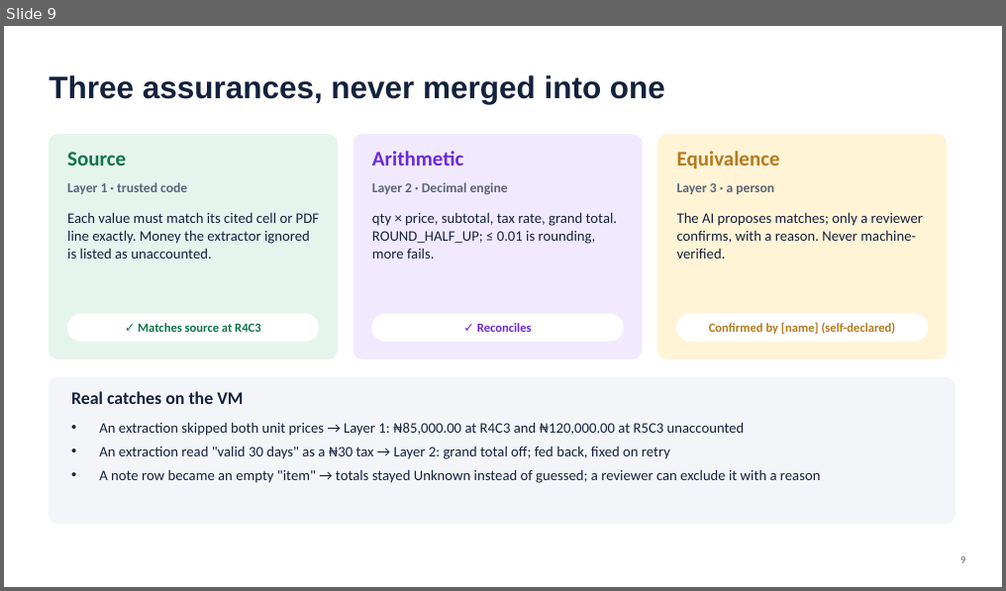
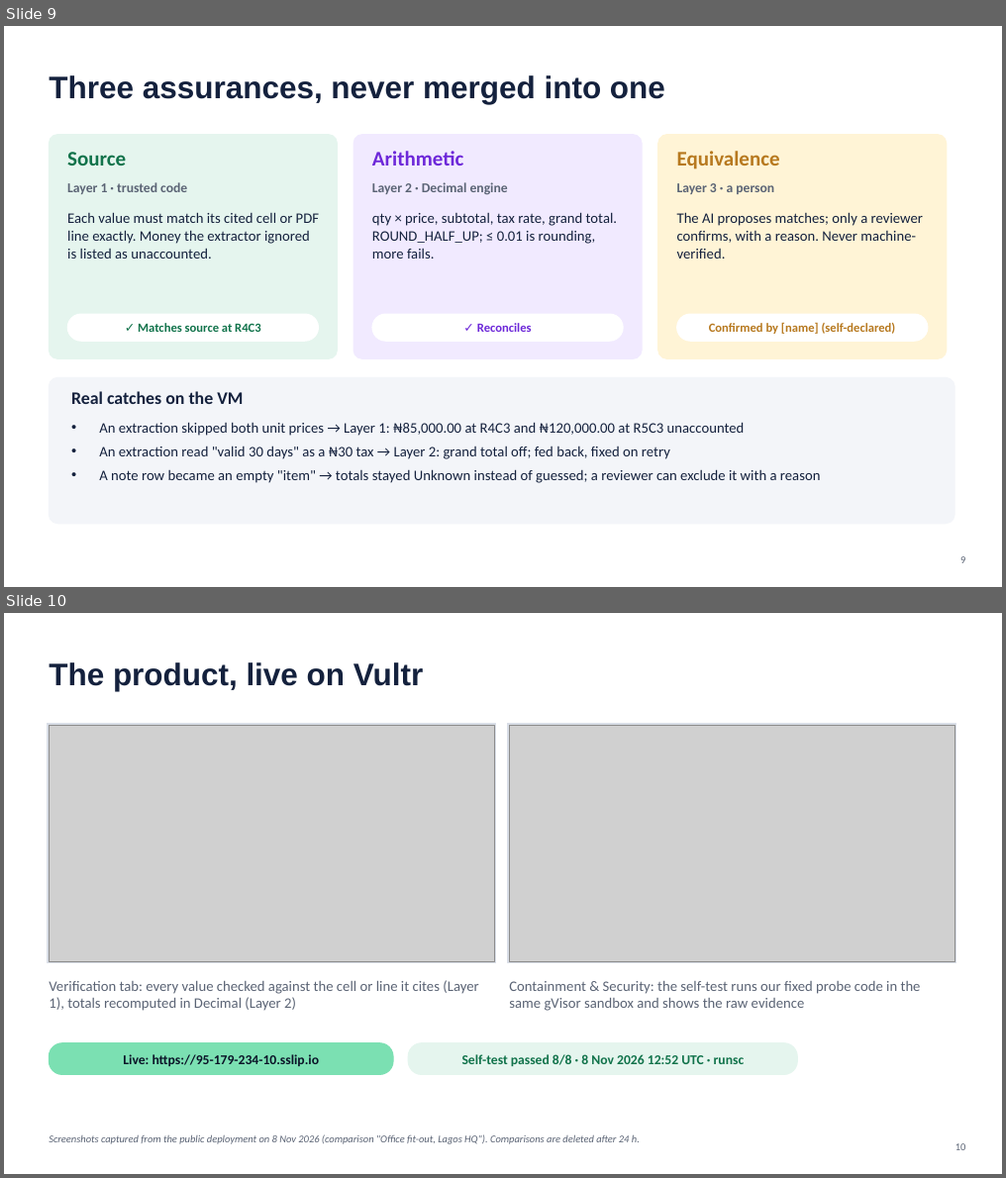
Before and after one commit to lahdlahd/quoteproof, a slide deck: docs/QuoteProof_BlastRadiusZero.pptx. Shown one above the other, each under a label of ours: slide 9 before the commit, slides 9 and 10 after it. The pictures are 1006x591 and 1006x1178 pixels, drawn with LibreOffice and Linux fonts; fonts in the diff are those of the drawing; grey boxes stand for pictures. Boxes give left, top, right and bottom in pixels: in the first picture for what was removed or moved away, otherwise in the second. Text is boxed around its words. In the diff, an @@ line names an element or a change of style, - is before the commit and + after.

```diff
--- a/docs/QuoteProof_BlastRadiusZero.pptx
+++ b/docs/QuoteProof_BlastRadiusZero.pptx
@@ slide 10 added at (x1=4, y1=613, x2=1002, y2=1174), background #FFFFFF @@
@@ title added at (x1=49, y1=663, x2=424, y2=691), 30 pt, text #14213D, bold @@
+The product, live on Vultr
@@ rectangle added at (x1=48, y1=724, x2=496, y2=963), fill #D9DEE7, outline #D9DEE7 1 pt @@
@@ picture added at (x1=49, y1=725, x2=494, y2=961) @@
@@ rectangle added at (x1=508, y1=724, x2=956, y2=963), fill #D9DEE7, outline #D9DEE7 1 pt @@
@@ picture added at (x1=509, y1=725, x2=954, y2=961) @@
@@ text added at (x1=49, y1=980, x2=478, y2=1011), 14 pt, text #5B6475 @@
+Verification tab: every value checked against the cell or line it cites (Layer 1), totals recomputed in Decimal (Layer 2)
@@ text added at (x1=509, y1=981, x2=921, y2=1011), 14 pt, text #5B6475 @@
+Containment & Security: the self-test runs our fixed probe code in the same gVisor sandbox and shows the raw evidence
@@ rounded rectangle added at (x1=49, y1=1044, x2=393, y2=1075), fill #7BE0B2, outline #7BE0B2 1 pt @@
@@ text added at (x1=123, y1=1055, x2=320, y2=1066), 13 pt, text #0B1428, bold @@
+Live: https://95-179-234-10.sslip.io
@@ rounded rectangle added at (x1=408, y1=1044, x2=798, y2=1075), fill #E5F5EE, outline #E5F5EE 1 pt @@
@@ text added at (x1=462, y1=1055, x2=745, y2=1066), 13 pt, text #11734B, bold @@
+Self-test passed 8/8 · 8 Nov 2026 12:52 UTC · runsc
@@ text added at (x1=49, y1=1135, x2=640, y2=1145), 10 pt, text #5B6475, italic @@
+Screenshots captured from the public deployment on 8 Nov 2026 (comparison "Office fit-out, Lagos HQ"). Comparisons are deleted after 24 h.
@@ page number added at (x1=955, y1=1144, x2=966, y2=1151), 10 pt, text #5B6475 @@
+10
```
Also in this commit, not shown: 2 slides changed, 1 other file.
